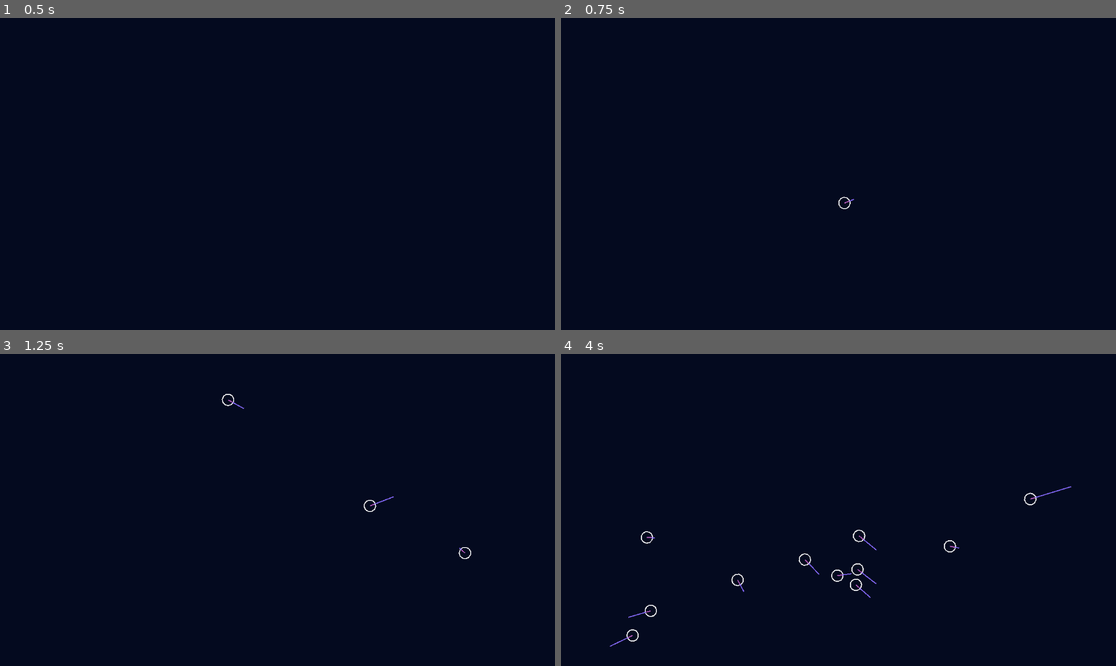
Above: before the commit, frames 1-4 (two rows, left to right).
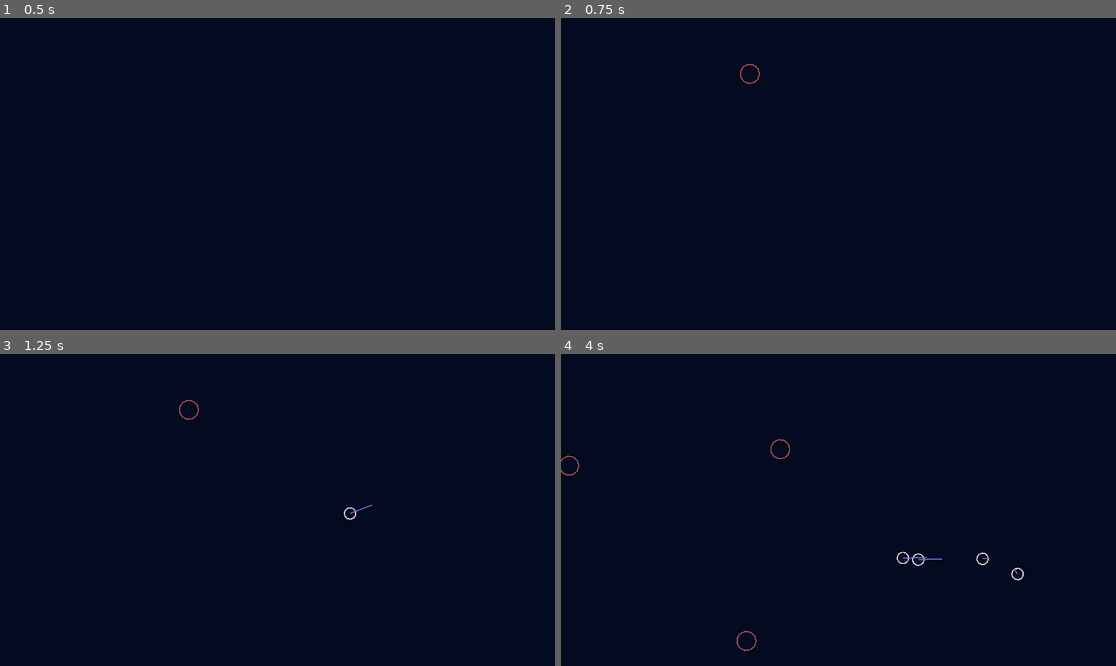
Above: after the commit, the same moments.

Repository: piokli/tiny-creatures-ld56
Game: Godot game, scene res://world.tscn
Same seed, same stepped clock (60 frames per second), same inputs: the game is played once before the commit and once after it.
Inputs (mouse positions are in pixels of both pictures, inside the frame that each line leads up to):
- Up to frame 1 (0.5 s): no input
- Up to frame 2 (0.75 s): tap Enter (ui_accept) at 0.5 s; move the mouse to (960, 158) at 0.52 s; hold 2 (spawn_movable_obstacle, bound only after the commit) from 0.53 s (still down)
- Up to frame 3 (1.25 s): keep holding 2 (spawn_movable_obstacle, bound only after the commit); tap Enter (ui_accept) at 0.77, 1.07 s; tap 1 (spawn_tiny_creature, bound only after the commit) at 0.8 s
- Up to frame 4 (4 s): move the mouse to (727, 525) at 1.27 s; release 2 (spawn_movable_obstacle, bound only after the commit) at 1.28 s; tap 1 (spawn_tiny_creature, bound only after the commit) at 1.35, 3.05 s; tap Enter (ui_accept) at 1.52, 1.55, 1.82, 3.02, 3.32, 3.77, 3.8 s; move the mouse to (894, 441) at 2.02 s; hold Enter (ui_accept) 2.03-2.78 s; tap 2 (spawn_movable_obstacle, bound only after the commit) at 2.3, 2.85 s; move the mouse to (810, 572) at 2.77 s; move the mouse to (1005, 556) at 3.52 s; hold 1 (spawn_tiny_creature, bound only after the commit) from 3.53 s (still down)

Frame 1 is identical in both runs. In frame 2, less than 0.1% of the frame differs, in the area x 32-53%, y 14-62%; in frame 3, 0.2%; in frame 4, 0.8%, in the area x 0-92%, y 27-96%.

Commit message:
added movable obstacles

Diff:
--- /dev/null
+++ b/movable_obstacle.gd
@@ -0,0 +1,12 @@
+extends RigidBody2D
+
+
+func _ready() -> void:
+	position = Vector2(
+			randi_range(0, get_window().size.x),
+			randi_range(0, get_window().size.y)
+	)
+
+
+func _draw() -> void:
+	draw_arc(Vector2.ZERO, 20, 0.0, 6.28, 12, Color.INDIAN_RED, 2.0, false)
--- /dev/null
+++ b/movable_obstacle.tscn
@@ -0,0 +1,13 @@
+[gd_scene load_steps=3 format=3 uid="uid://bapu4w4xwd061"]
+
+[ext_resource type="Script" path="res://movable_obstacle.gd" id="1_5m1mq"]
+
+[sub_resource type="CircleShape2D" id="CircleShape2D_lw3lf"]
+radius = 20.0
+
+[node name="MovableObstacle" type="RigidBody2D"]
+gravity_scale = 0.0
+script = ExtResource("1_5m1mq")
+
+[node name="CollisionShape2D" type="CollisionShape2D" parent="."]
+shape = SubResource("CircleShape2D_lw3lf")
--- a/project.godot
+++ b/project.godot
@@ -19,6 +19,19 @@
 
 SteerigBehaviors="*res://steerig_behaviors.gd"
 
+[input]
+
+spawn_tiny_creature={
+"deadzone": 0.5,
+"events": [Object(InputEventKey,"resource_local_to_scene":false,"resource_name":"","device":-1,"window_id":0,"alt_pressed":false,"shift_pressed":false,"ctrl_pressed":false,"meta_pressed":false,"pressed":false,"keycode":0,"physical_keycode":49,"key_label":0,"unicode":49,"location":0,"echo":false,"script":null)
+]
+}
+spawn_movable_obstacle={
+"deadzone": 0.5,
+"events": [Object(InputEventKey,"resource_local_to_scene":false,"resource_name":"","device":-1,"window_id":0,"alt_pressed":false,"shift_pressed":false,"ctrl_pressed":false,"meta_pressed":false,"pressed":false,"keycode":0,"physical_keycode":50,"key_label":0,"unicode":50,"location":0,"echo":false,"script":null)
+]
+}
+
 [rendering]
 
 renderer/rendering_method="gl_compatibility"
--- a/steerig_behaviors.gd
+++ b/steerig_behaviors.gd
@@ -1,8 +1,8 @@
 extends Node
 
 const DEFAULT_MASS : float = 1.0
-const DEFAULT_MAX_SPEED : float = 1000
-const DEFAULT_MAX_FORCE : float = 1000
+const DEFAULT_MAX_SPEED : float = 1000.0
+const DEFAULT_MAX_FORCE : float = 1000.0
 
 
 ## Main steering functions
@@ -21,24 +21,68 @@
 	return new_velocity
 
 
-static func flee():
-	pass
+static func flee(
+		velocity : Vector2,
+		global_position : Vector2,
+		target_position : Vector2,
+		delta_time : float,
+		mass := DEFAULT_MASS,
+		max_speed := DEFAULT_MAX_SPEED,
+		max_force := DEFAULT_MAX_FORCE,
+	) -> Vector2:
+	var desired_velocity := (target_position - global_position).normalized() * max_speed * (-1)
+	var steering := (desired_velocity - velocity).limit_length(max_force) / mass
+	var new_velocity := (velocity + steering * delta_time).limit_length(max_speed)
+	return new_velocity
 
 
 static func pursue():
+	# seek target's predicted position
 	pass
 
 
 static func evade():
+	# flee target's predicted position
 	pass
 
 
-static func offset_pursuit():
+static func offset_pursue():
+	# seek target's predicted position which is offset by r
 	pass
 
 
-static func arrive():
-	pass
+static func arrive(
+		velocity : Vector2,
+		global_position : Vector2,
+		target_position : Vector2,
+		delta_time : float,
+		mass := DEFAULT_MASS,
+		max_speed := DEFAULT_MAX_SPEED,
+		max_force := DEFAULT_MAX_FORCE,
+		arrive_distance := 100.0,
+		arrive_slowing := 300.0,
+	) -> Vector2:
+	# just the slowing down part
+	var target_offset := (target_position - global_position)
+	var target_distance := target_offset.length()
+	var new_velocity := Vector2.ZERO
+	if target_distance > arrive_distance:
+		new_velocity = seek(
+				velocity,
+				global_position,
+				target_position,
+				delta_time,
+				mass,
+				max_speed,
+				max_force,
+		)
+	else:
+		var ramped_speed = max_speed * (target_distance / arrive_slowing)
+		var clipped_speed = min(ramped_speed, max_speed)
+		var desired_velocity = clipped_speed * target_offset.normalized()
+		var steering = (desired_velocity - velocity).limit_length(max_force) / mass
+		new_velocity = (velocity + steering * delta_time).limit_length(max_speed)
+	return new_velocity
 
 
 static func avoid_obstacles():
--- a/tiny_creature.gd
+++ b/tiny_creature.gd
@@ -1,15 +1,18 @@
 extends CharacterBody2D
 
 @export_category("Vehicle Params")
-@export var mass : float
-@export var max_force : float
-@export var max_speed : float
+@export var mass : float = 0.1
+@export var max_force : float = 500.0
+@export var max_speed : float = 500.0
 
 var steering_force : Vector2 = Vector2.ZERO
 var _position : Vector2 = Vector2.ZERO
 var _velocity : Vector2 = Vector2.ZERO
-var _orientation : Vector2 = Vector2.UP
+var _orientation : Vector2 = Vector2.DOWN
 # and position, velocity, orientation
+
+var obstacle_avoidance_enabled := false
+var push_force : float = 10.0
 
 
 func _ready() -> void:
@@ -18,21 +21,37 @@
 			randi_range(0, get_window().size.y)
 	)
 
+
 func _process(delta: float) -> void:
 	var target := get_global_mouse_position()
-	velocity = SteerigBehaviors.seek(
+	velocity = SteerigBehaviors.arrive(
 			velocity,
 			position,
 			target,
-			delta
+			delta,
+			mass,
+			max_speed,
+			max_force,
 	)
 	move_and_slide()
+	_orientation = velocity.normalized()
+	rotation = Vector2.DOWN.angle_to(_orientation)
 	position = infinite_position(position)
-	_orientation = velocity.normalized()
-	rotation = Vector2.UP.angle_to(_orientation)
+
+	for i in get_slide_collision_count():
+		var c = get_slide_collision(i)
+		if c.get_collider() is RigidBody2D:
+			c.get_collider().apply_central_impulse(-c.get_normal() * push_force)
+
+	$ObstacleAvoidance.enabled = obstacle_avoidance_enabled
+
 
 func _draw():
-	draw_arc(Vector2(0, 0), 12, 0.0, 6.28, 12, Color(1.0, 1.0, 1.0), 2.0, false)
+	draw_arc(Vector2.ZERO, 12, 0.0, 6.28, 12, Color(1.0, 1.0, 1.0), 2.0, false)
+	if obstacle_avoidance_enabled:
+		draw_rect($ObstacleAvoidance.shape.get_rect().expand($ObstacleAvoidance.target_position),
+			Color.GRAY, false, 1.0, false)
+
 
 func infinite_position(pos : Vector2) -> Vector2:
 	if pos.x > get_window().size.x:
--- a/tiny_creature.tscn
+++ b/tiny_creature.tscn
@@ -1,21 +1,30 @@
-[gd_scene load_steps=4 format=3 uid="uid://dewxdok5mi5wa"]
+[gd_scene load_steps=5 format=3 uid="uid://dewxdok5mi5wa"]
 
 [ext_resource type="Script" path="res://tiny_creature.gd" id="1_yvi2v"]
 [ext_resource type="PackedScene" uid="uid://buf4rweh5at1v" path="res://visual_vector_2d.tscn" id="2_lkngm"]
 
 [sub_resource type="CircleShape2D" id="CircleShape2D_v42o3"]
+radius = 12.0
+
+[sub_resource type="RectangleShape2D" id="RectangleShape2D_ekuq0"]
+size = Vector2(22, 22)
 
 [node name="TinyCreature" type="CharacterBody2D"]
+motion_mode = 1
 script = ExtResource("1_yvi2v")
 
 [node name="CollisionShape2D" type="CollisionShape2D" parent="."]
 shape = SubResource("CircleShape2D_v42o3")
 
-[node name="velocity" parent="." node_paths=PackedStringArray("vehicle_node") instance=ExtResource("2_lkngm")]
+[node name="VelocityVec" parent="." node_paths=PackedStringArray("vehicle_node") instance=ExtResource("2_lkngm")]
 vehicle_node = NodePath("..")
 
-[node name="velocity2" parent="." node_paths=PackedStringArray("vehicle_node") instance=ExtResource("2_lkngm")]
+[node name="OrientationVec" parent="." node_paths=PackedStringArray("vehicle_node") instance=ExtResource("2_lkngm")]
 vehicle_node = NodePath("..")
 vector_to_draw = "_orientation"
 vec_scale = 10.0
 vec_color = Color(0.743008, 0.369147, 0.761587, 1)
+
+[node name="ObstacleAvoidance" type="ShapeCast2D" parent="."]
+shape = SubResource("RectangleShape2D_ekuq0")
+target_position = Vector2(0, 100)
--- a/world.gd
+++ b/world.gd
@@ -1,15 +1,19 @@
 extends Node2D
 
 var tiny_creature_scene = preload("res://tiny_creature.tscn")
+var movable_obstacle_scene = preload("res://movable_obstacle.tscn")
 
 
 func _ready() -> void:
 	pass
 
 func _input(event: InputEvent) -> void:
-	if event.is_action_pressed("ui_accept"):
+	if event.is_action_pressed("spawn_tiny_creature"):
 		var new_creature = tiny_creature_scene.instantiate()
 		add_child(new_creature)
+	if event.is_action_pressed("spawn_movable_obstacle"):
+		var new_obstacle = movable_obstacle_scene.instantiate()
+		add_child(new_obstacle)
 
 func _process(delta: float) -> void:
 	pass
